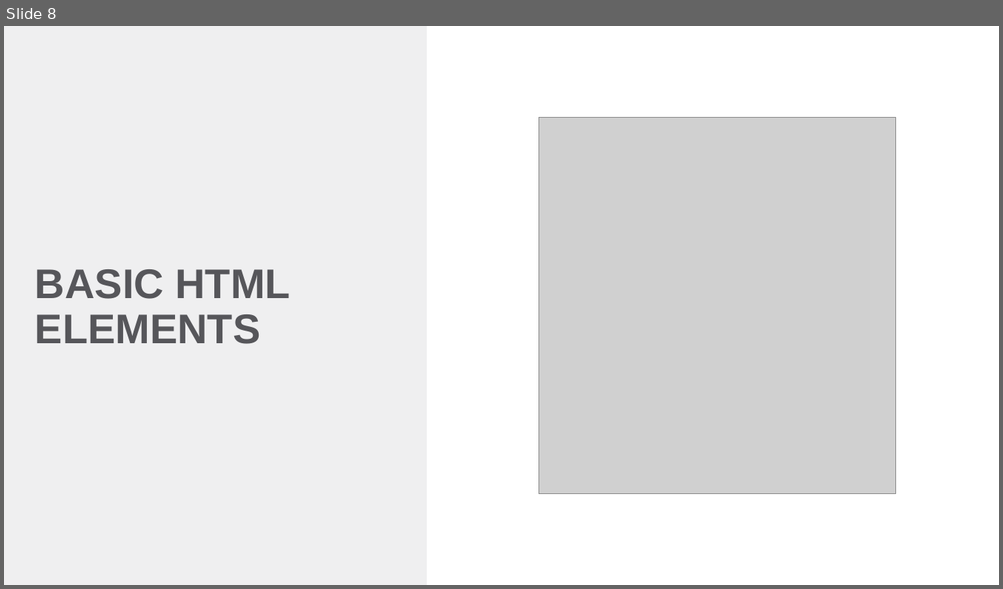
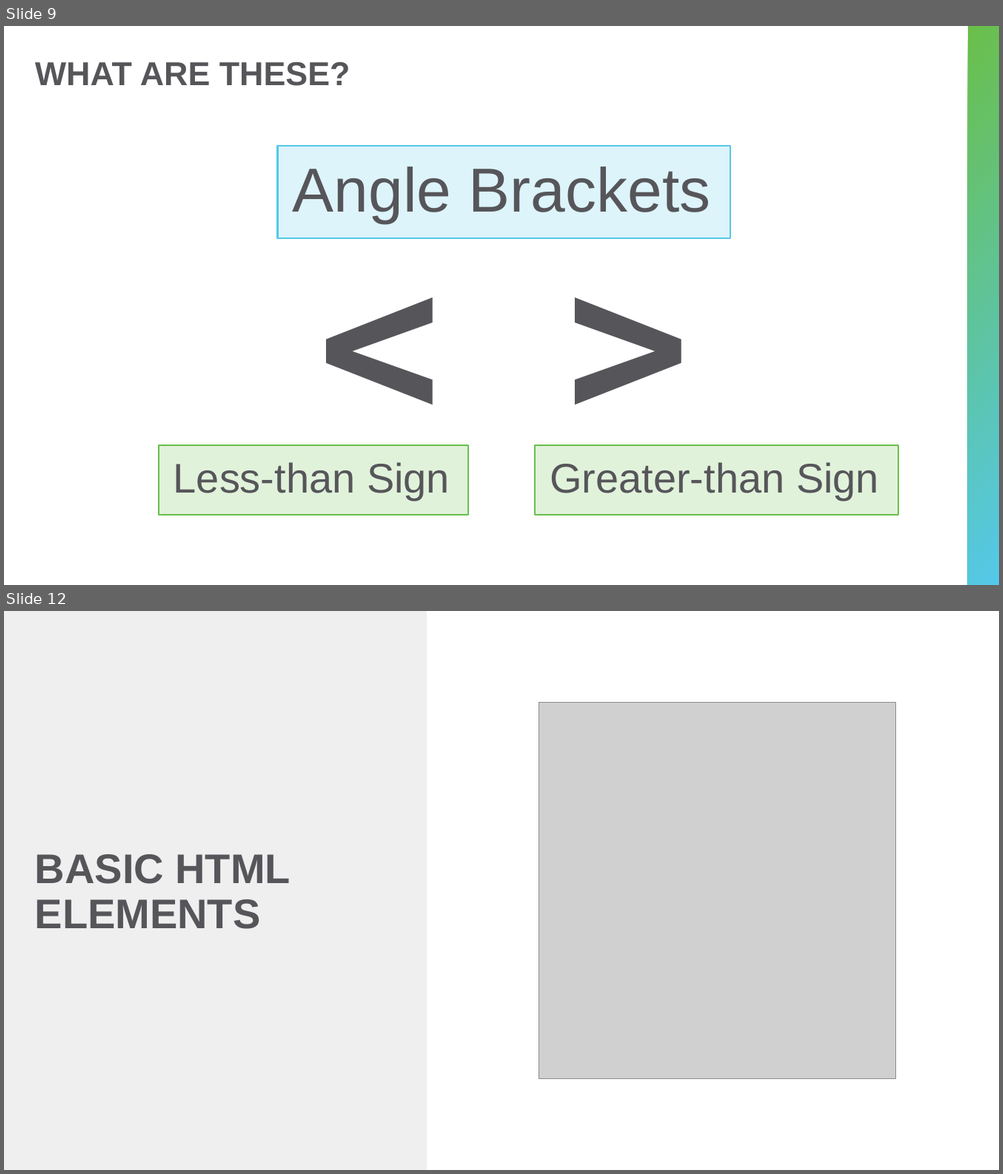
Before and after one commit to hytechclub/web-101, a slide deck: Week01/HelloHtml.pptx. Shown one above the other, each under a label of ours: slide 8 before the commit, slides 9 and 12 after it; the slides between them are not shown. The pictures are 1003x589 and 1003x1174 pixels, drawn with LibreOffice and Linux fonts; fonts in the diff are those of the drawing; grey boxes stand for pictures. Boxes give left, top, right and bottom in pixels: in the first picture for what was removed or moved away, otherwise in the second. Text is boxed around its words. In the diff, an @@ line names an element or a change of style, - is before the commit and + after.

```diff
--- a/Week01/HelloHtml.pptx
+++ b/Week01/HelloHtml.pptx
@@ slide 9 added at (4,26,999,585), background #FFFFFF @@
@@ rectangle added at (968,26,999,585), fill gradient #6ABF4B to #54C8E8 @@
@@ title added at (35,62,350,86), 32 pt, text #56565A, bold @@
+WHAT ARE THESE?
@@ text added at (35,119,968,548), 199 pt, text #56565A, bold @@
+< >
@@ rectangle added at (278,146,730,238), fill #DDF4FA, outline #54C8E8 1.5 pt, 60 pt, text #56565A @@
+Angle Brackets
@@ rectangle added at (159,446,468,514), fill #E1F2DB, outline #6ABF4B 1.5 pt, 40 pt, text #56565A @@
+Less-than Sign
@@ rectangle added at (535,446,899,514), fill #E1F2DB, outline #6ABF4B 1.5 pt, 40 pt, text #56565A @@
+Greater-than Sign
@@ what was slide 8 is now slide 12 @@
```
Also in this commit, not shown: 5 slides changed, 4 other slides added, 5 other files.
